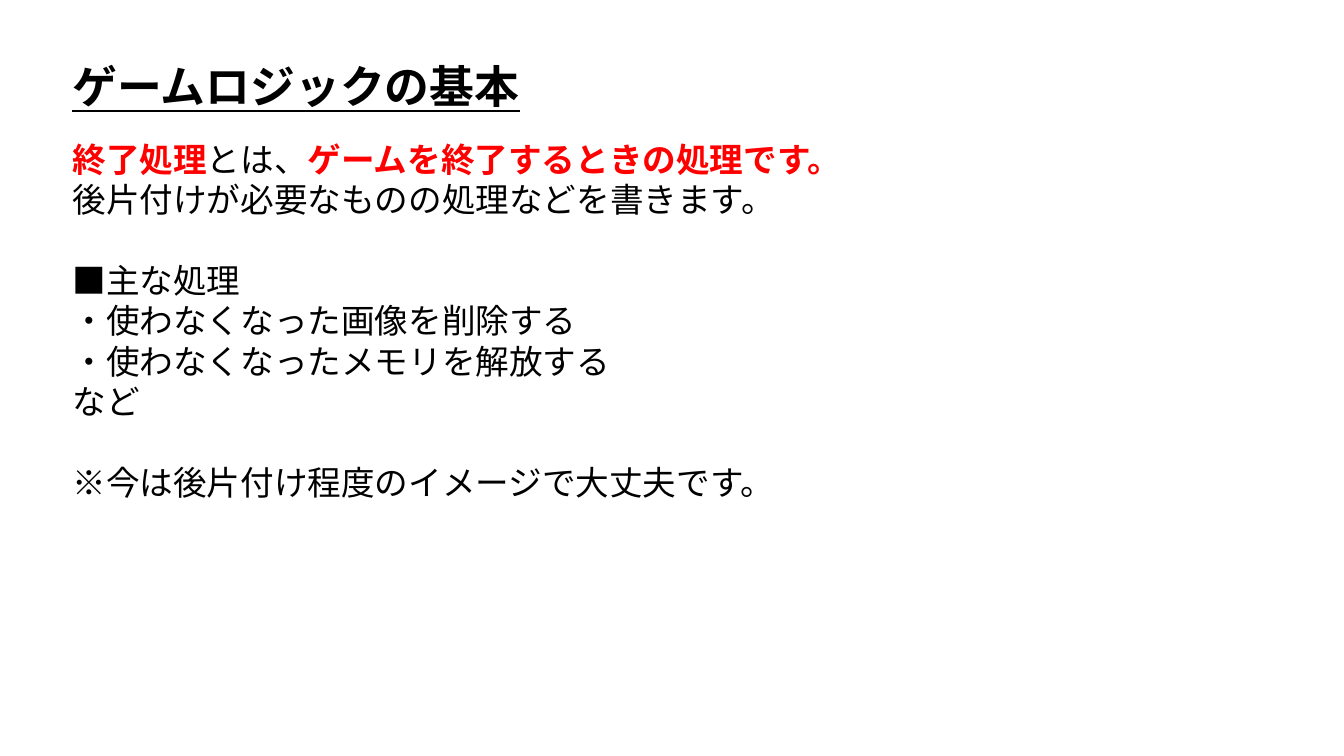
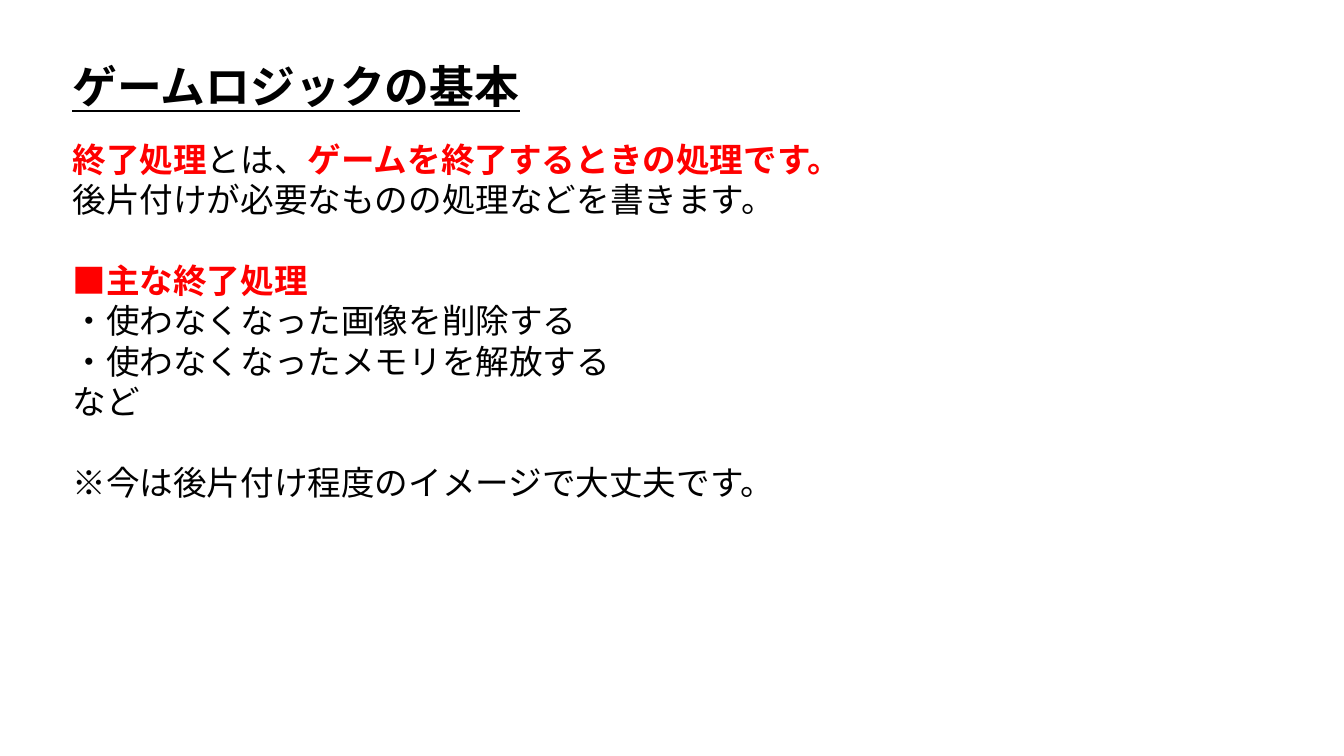
Before and after one commit to ArakiYusuke-Ohara/Textbook, a slide deck: slide 8 of ゲーム科1年/00_前期/ゲームプログラミングⅠ/03_ゲームロジックの基本.pptx. Drawn at 1344x756 pixels with LibreOffice and Linux fonts; fonts in the diff are those of the drawing. Boxes give left, top, right and bottom in pixels: in the first picture for what was removed or moved away, otherwise in the second. Text is boxed around its words. In the diff, an @@ line names an element or a change of style, - is before the commit and + after.

```diff
--- a/ゲーム科1年/00_前期/ゲームプログラミングⅠ/03_ゲームロジックの基本.pptx
+++ b/ゲーム科1年/00_前期/ゲームプログラミングⅠ/03_ゲームロジックの基本.pptx
@@ text at bbox=[72, 264, 307, 296]: text changed; text colour #000000 to #FF0000; bold on @@
-■主な処理
+■主な終了処理
```
Also in this commit, not shown: 2 other slides changed, 7 other files.
